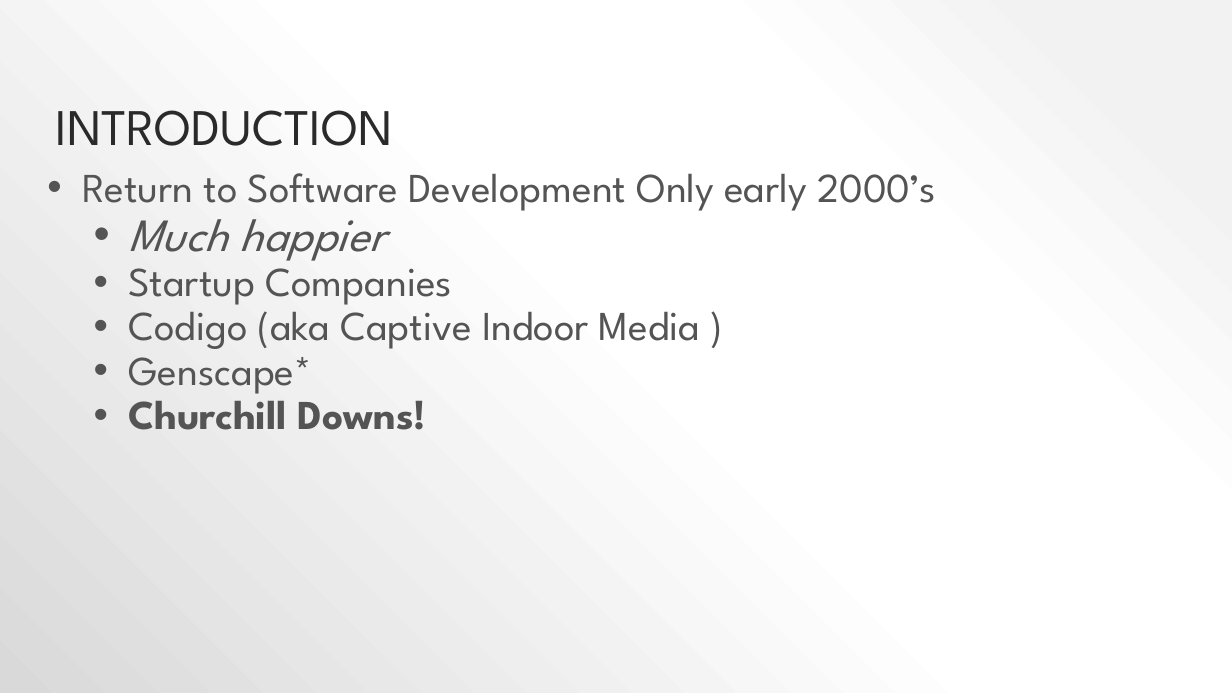
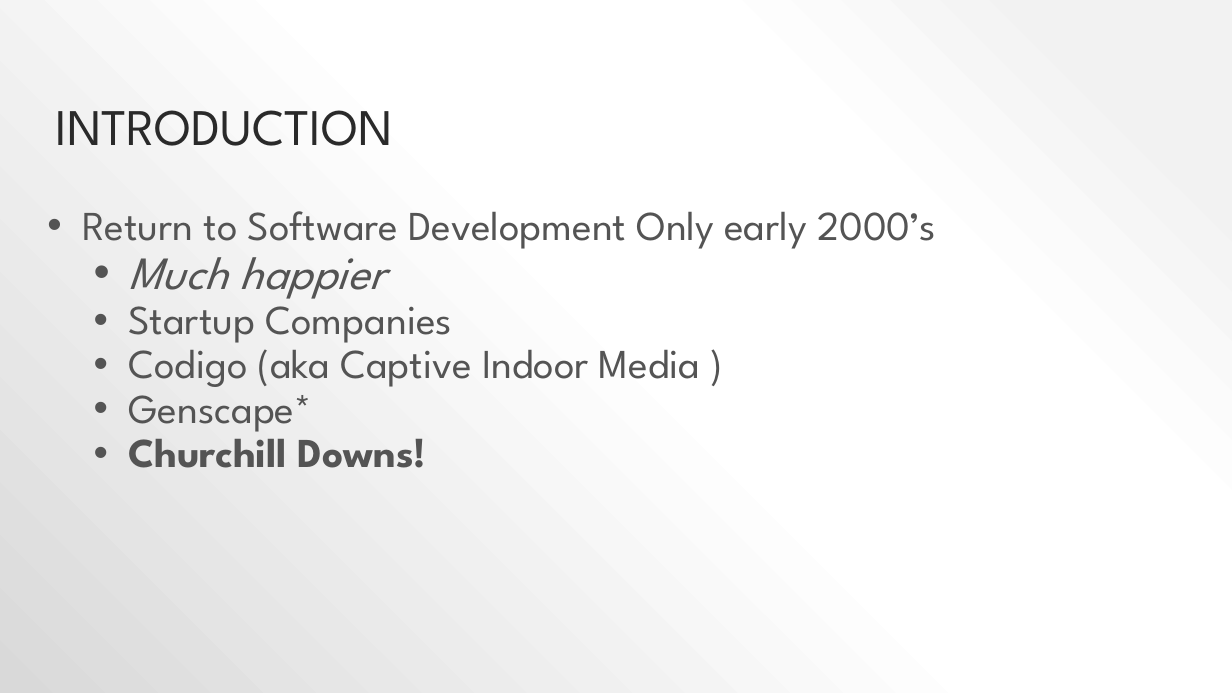
Before and after one commit to pjsteele/techtalksky, a slide deck: slide 7 of presentation/techTalk.pptx. Drawn at 1232x693 pixels with LibreOffice and Linux fonts; fonts in the diff are those of the drawing. Boxes give left, top, right and bottom in pixels: in the first picture for what was removed or moved away, otherwise in the second. Text is boxed around its words. In the diff, an @@ line names an element or a change of style, - is before the commit and + after.

```diff
--- a/presentation/techTalk.pptx
+++ b/presentation/techTalk.pptx
@@ text "Return to Software Development Only ...": place and size @@
-text "Return to Software Development Only ..." at [82, 173, 936, 430]
+text "Return to Software Development Only ..." at [82, 211, 936, 468]
```
Also in this commit, not shown: 9 other slides changed, 3 other files.
